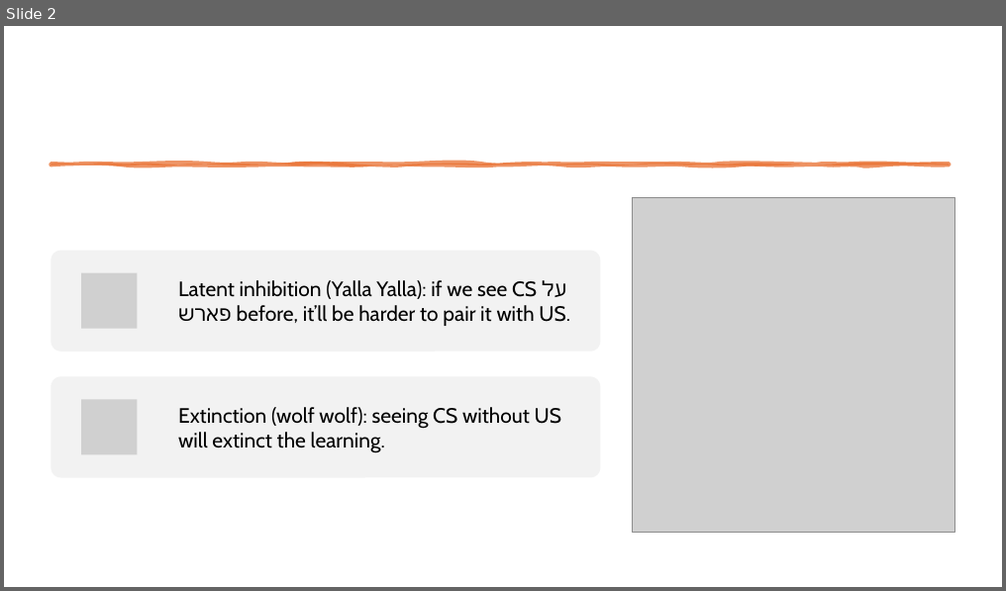
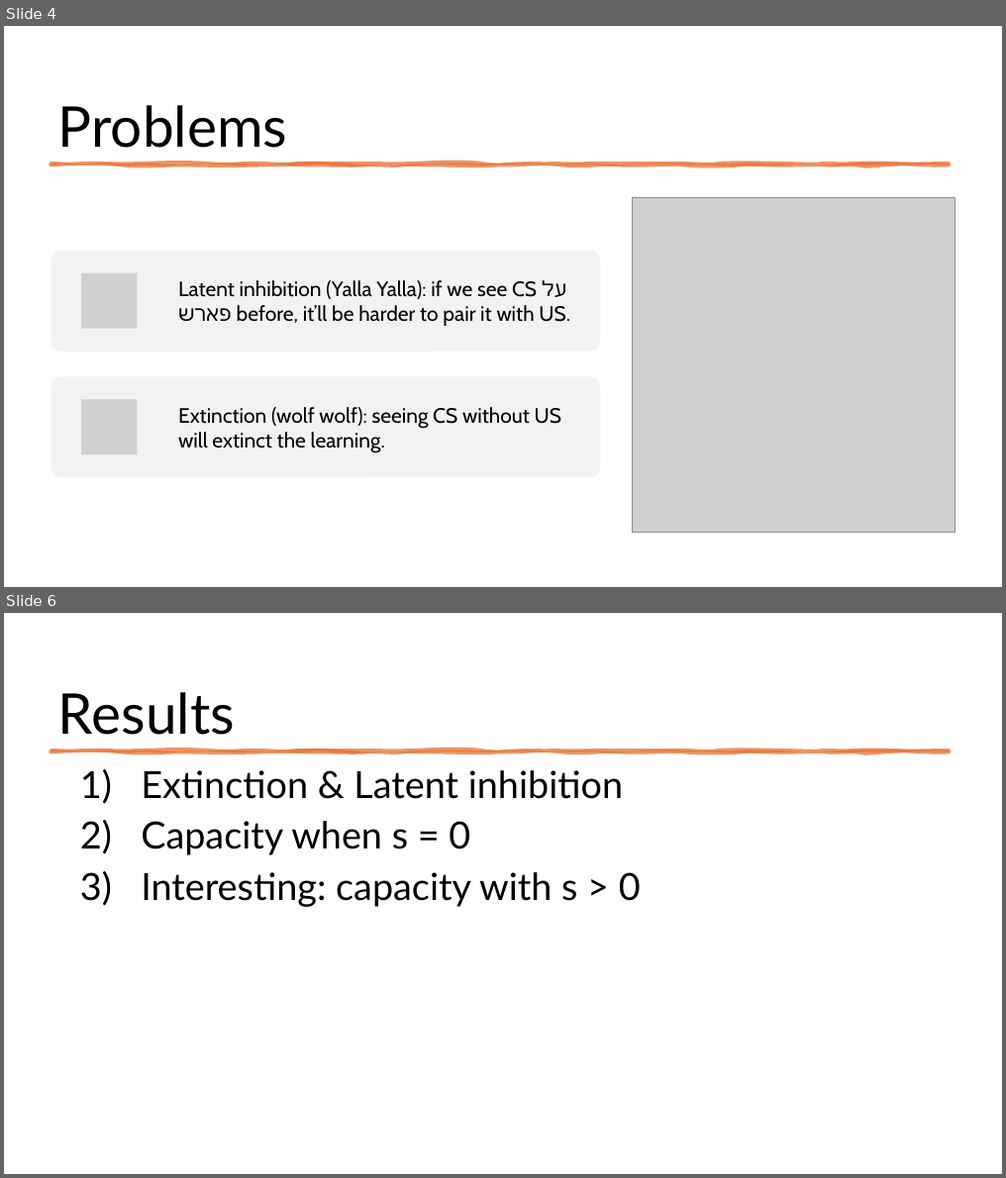
Before and after one commit to shaharEd/CognitionInGRMs, a slide deck: Presentation.pptx. Shown one above the other, each under a label of ours: slide 2 before the commit, slides 4 and 6 after it; the slides between them are not shown. The pictures are 1006x591 and 1006x1178 pixels, drawn with LibreOffice and Linux fonts; fonts in the diff are those of the drawing; grey boxes stand for pictures. Boxes give left, top, right and bottom in pixels: in the first picture for what was removed or moved away, otherwise in the second. Text is boxed around its words. In the diff, an @@ line names an element or a change of style, - is before the commit and + after.

```diff
--- a/Presentation.pptx
+++ b/Presentation.pptx
@@ slide 6 added at (x1=4, y1=613, x2=1002, y2=1174), background #FFFFFF @@
@@ title added at (x1=58, y1=692, x2=235, y2=735), 54 pt, text #000000 @@
+Results
@@ freeform shape added at (x1=52, y1=751, x2=949, y2=753), fill #E97132 at 75% opacity, outline #E97132 3.5 pt @@
@@ text added at (x1=141, y1=770, x2=641, y2=907), 36 pt, text #000000 @@
+1) Extinction & Latent inhibition
+2) Capacity when s = 0
+3) Interesting: capacity with s > 0
@@ what was slide 2 is now slide 4 @@
@@ slide 4 changed as well @@
@@ title added at (x1=58, y1=105, x2=287, y2=148), 54 pt, text #000000 @@
+Problems
```
Also in this commit, not shown: 4 other slides added, 11 other files.
